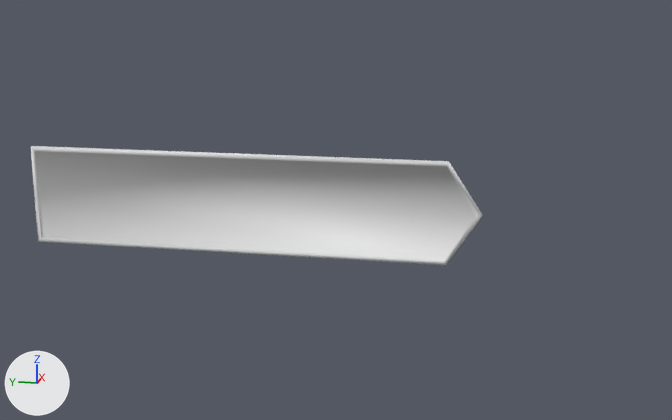
The OBJ model assets/nick_metal_sign_post_arm.obj: old version first, new version second.
Camera for both pictures: a 50 mm camera at (-120.3, -70.2, 52.9) aimed at (0.4, -46.1, 22.7). Arrows for +X, +Y and +Z are at lower left; the lights stay in place. Where no turn or scale is listed for an object, it has been applied to the vertices.

Names of what the first picture shows: 'metal_post_arm'.
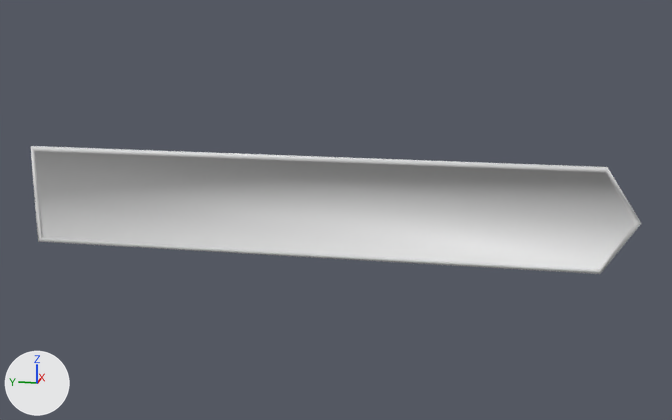
Changed parts and their boxes [x1, y1, x2, y2] in the pictures (672 x 420 px):
'metal_post_arm', reshaped (35% wider, 7% taller)
    before: [31, 146, 482, 265]
    after: [31, 146, 641, 274]

The change, as a diff of the scene's bpy script:
```diff
--- a/assets/nick_metal_sign_post_arm.obj.py
+++ b/assets/nick_metal_sign_post_arm.obj.py
@@ me_metal_post_arm @@
 me_metal_post_arm.from_pydata(...)  # 36 vertices, 34 faces; spans x -0.3..0.3, y -65.8..-1.9, z 16.0..30.0
 # used by ob_metal_post_arm; location = (0.0, 0.0, 0.0)
+# me_metal_post_arm part 1: all 18 vertices in x -0.3..0.3, y -65.8..-61.0, z 16.0..30.0 are moved by (0.0, -20.0, 0.0)
```
